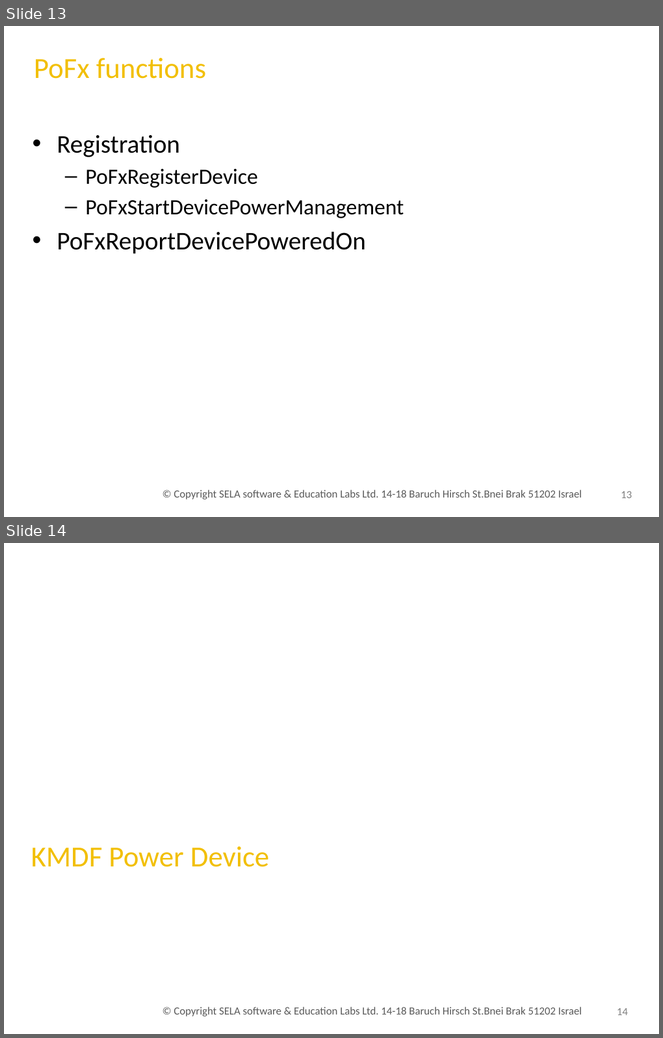
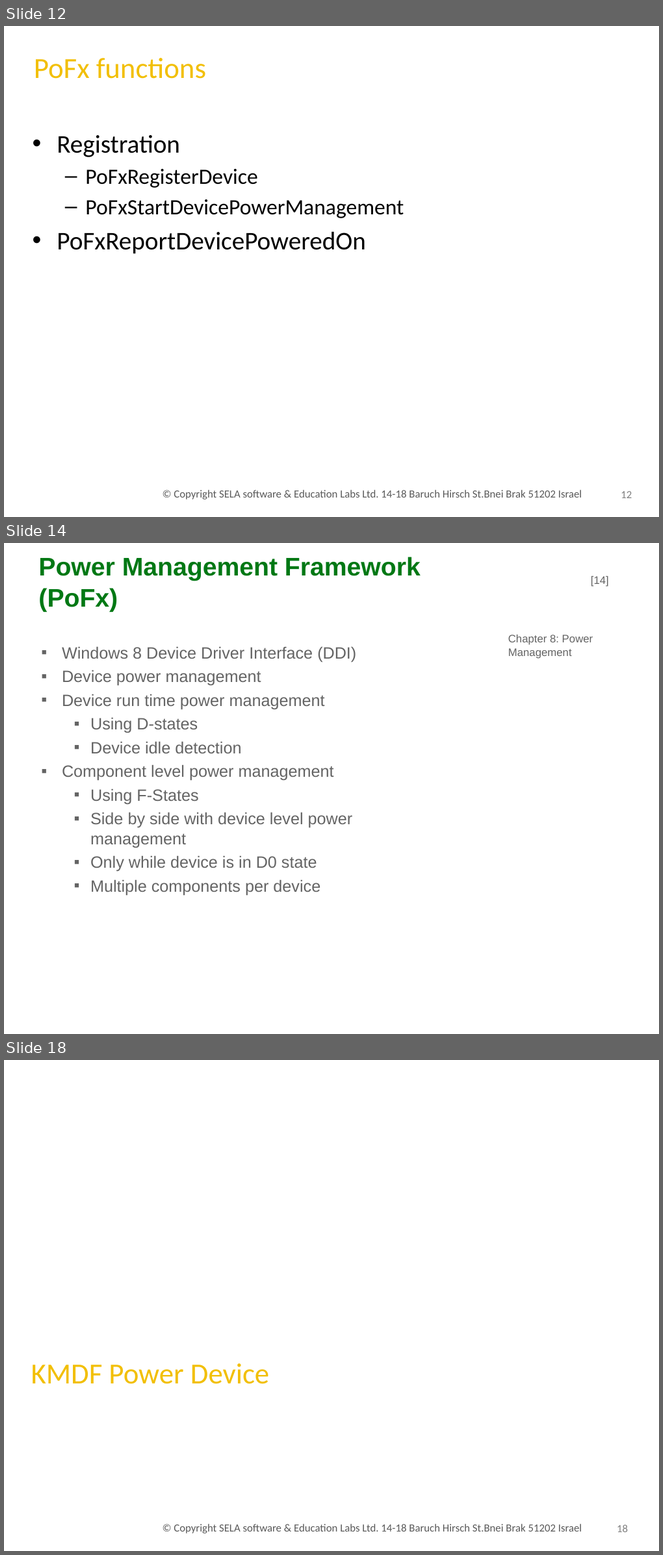
Before and after one commit to uri247/Projects, a slide deck: pmgmt/Pow040.Kmdf.pptx. Shown one above the other, each under a label of ours: slides 13 and 14 before the commit, slides 12, 14 and 18 after it; the slides between them are not shown. The pictures are 663x1038 and 663x1555 pixels, drawn with LibreOffice and Linux fonts; fonts in the diff are those of the drawing; background and template pictures are left out. Boxes give left, top, right and bottom in pixels: in the first picture for what was removed or moved away, otherwise in the second. Text is boxed around its words. In the diff, an @@ line names an element or a change of style, - is before the commit and + after.

```diff
--- a/pmgmt/Pow040.Kmdf.pptx
+++ b/pmgmt/Pow040.Kmdf.pptx
@@ slide 14 added at [4, 543, 659, 1034], background picture (left out) @@
@@ text added at [38, 557, 421, 612], 28 pt, text #007814, bold @@
+Power Management Framework (PoFx)
@@ page number added at [591, 576, 609, 587], 12 pt, text #646464 @@
+[14]
@@ text added at [508, 635, 594, 659], 12 pt, text #646464 @@
+Chapter 8: Power Management
@@ text added at [62, 647, 356, 895], 18 pt, text #646464 @@
+▪ Windows 8 Device Driver Interface (DDI)
+▪ Device power management
+▪ Device run time power management
+  ▪ Using D-states
+  ▪ Device idle detection
+▪ Component level power management
+  ▪ Using F-States
+  ▪ Side by side with device level power management
+  ▪ Only while device is in D0 state
+  ▪ Multiple components per device
@@ what was slide 13 is now slide 12 @@
@@ page number at [621, 491, 632, 499]: text changed @@
-13
+12
@@ what was slide 14 is now slide 18 @@
@@ page number at [617, 1525, 628, 1533]: text changed @@
-14
+18
```
Also in this commit, not shown: 4 other slides added, 1 slide removed, 1 other file.
